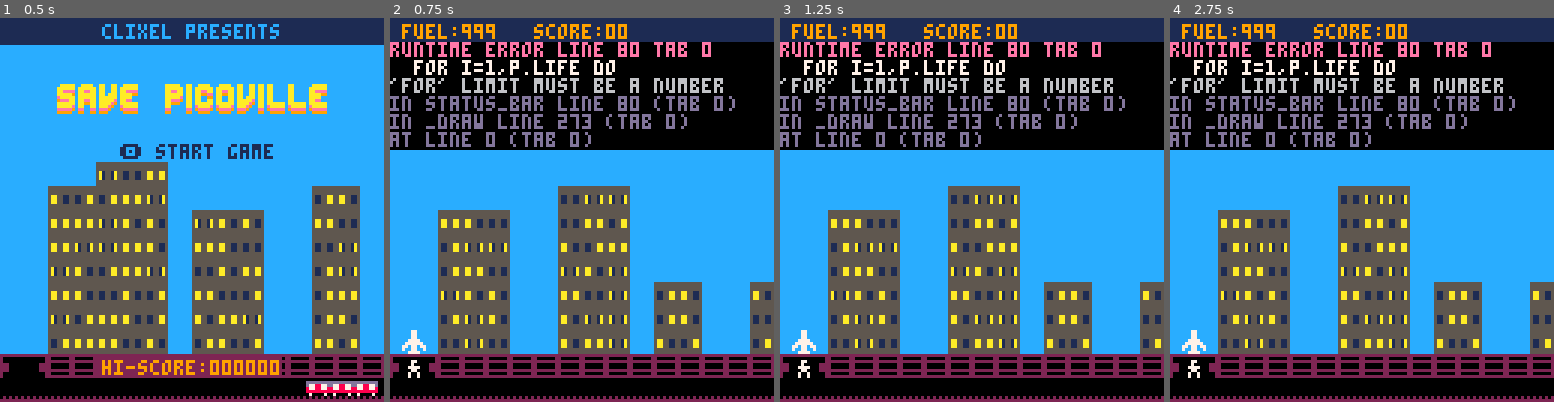
Above: before the commit, frames 1-4 (left to right).
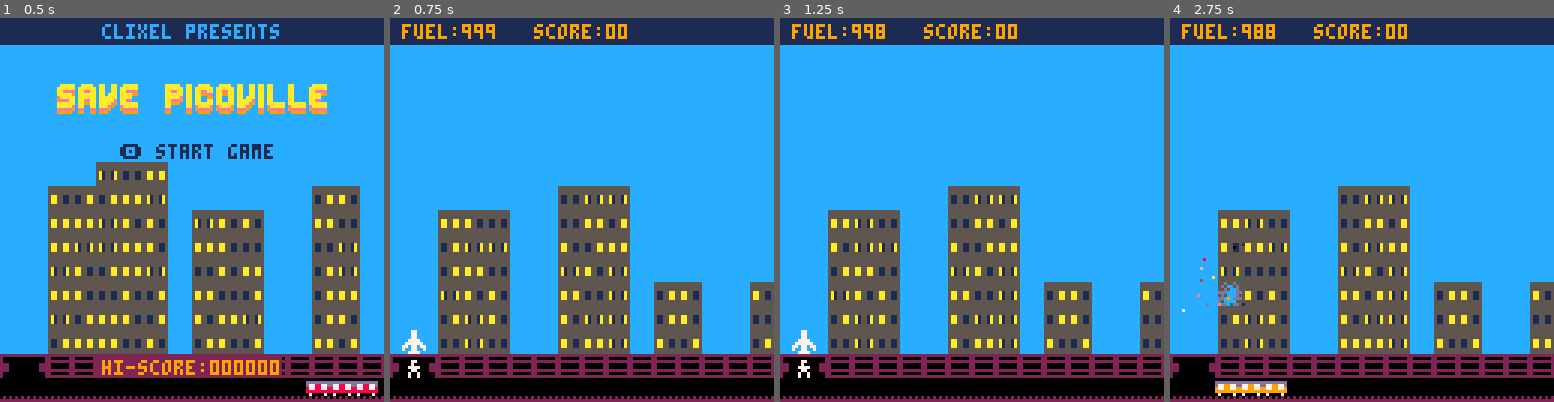
Above: after the commit, the same moments.

Repository: natebeaty/savepicoville
Game: PICO-8 cartridge savepicoville.p8
The game is run twice, just before and just after one commit, with the same random seed, the same clock (stepped at 60 frames per second) and the same inputs.
Inputs:
- Up to frame 1 (0.5 s): tap X (X key) at 0.33 s
- Up to frame 2 (0.75 s): tap O (Z key) at 0.7 s
- Up to frame 3 (1.25 s): tap X (X key) at 1.07 s
- Up to frame 4 (2.75 s): hold Right 1.6-2.1 s; tap O (Z key) at 1.7, 2.1, 2.5 s; tap X (X key) at 1.85 s; hold Up 2.15-2.42 s; hold Right from 2.47 s (still down)

Frame 1 is identical in both runs. In frame 2, 28% of the frame differs, in the area x 0-100%, y 6-35%; in frame 3, 28%; in frame 4, 30%, in the area x 0-100%, y 3-99%.
Error before the commit: runtime error line 80 tab 0; for i=1,p.life do; 'for' limit must be a number

Commit message:
add ability for extra life every 1000 pts

Diff:
--- a/player.lua
+++ b/player.lua
@@ -8,10 +8,11 @@
   p.y=113
   p.dx=0
   p.dy=0
-  p.life="♥♥♥"
   p.fuel=999
   p.lowfuel=300
+  p.life=3
   p.score=0
+  p.extralife=0
   p.dying=0
   p.mode="man"
   p.boxman={x1=2,y1=1,x2=5,y2=6} --collision box
@@ -30,6 +31,27 @@
   p.resupply=function()
     p.fuel+=400
     if (p.fuel>999) p.fuel=999
+  end
+
+  p.reset=function()
+    p.fuel=999
+    p.mode="man"
+    p.score=0
+    p.extralife=0
+    p.life=3
+  end
+
+  p.scored=function(points)
+    p.score+=points
+    p.extralife+=points
+    -- extra life?
+    if p.extralife>=100 then
+      p.extralife=0
+      if (p.life<5) then
+        sfx(15)
+        p.life+=1
+      end
+    end
   end
 
   p.die=function()
@@ -40,8 +62,8 @@
       -- sfx(01)
       sfx(14)
     end
-    p.life=sub(p.life,0,#p.life-1)
-    if (p.life=="") then
+    p.life-=1
+    if (p.life==0) then
       game_over()
     else
       p.dying=10
